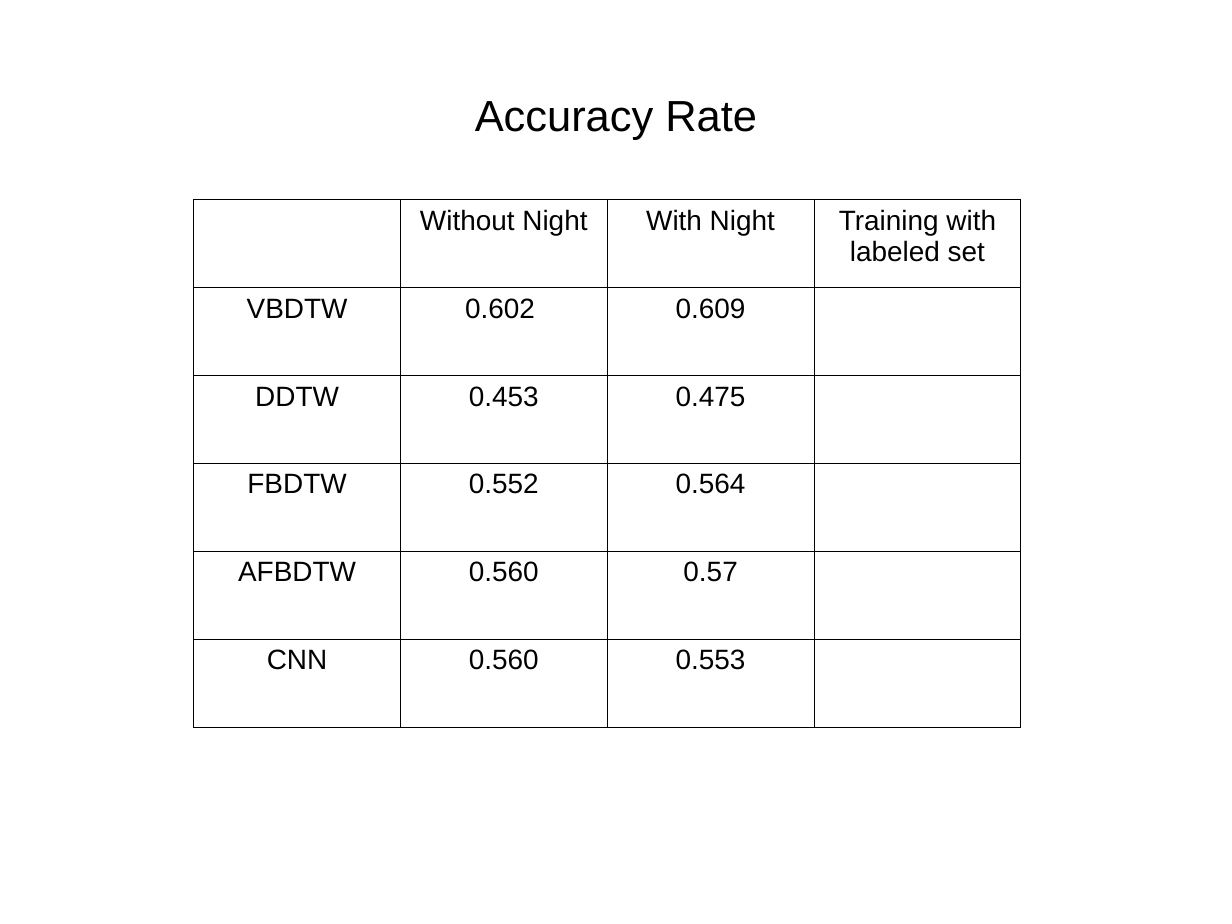
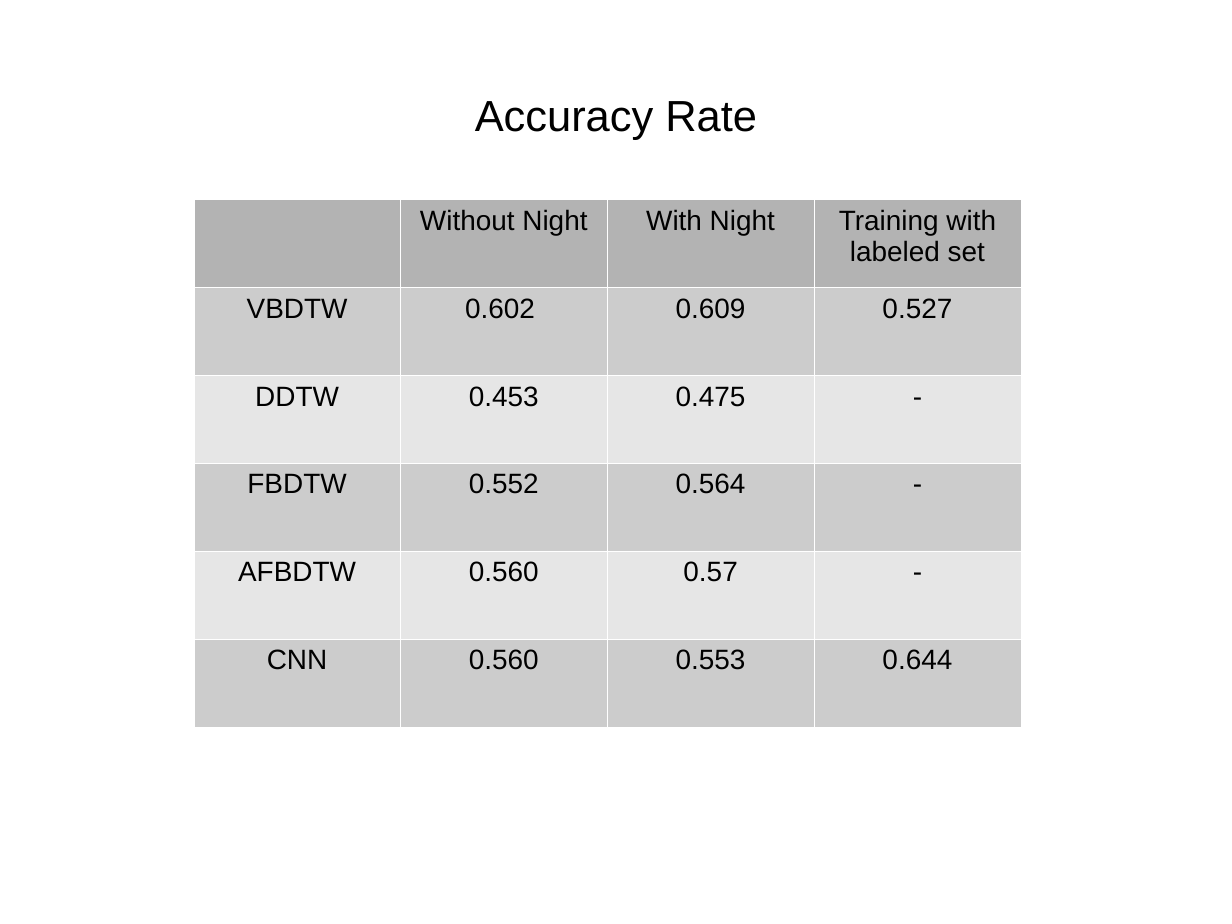
Before and after one commit to HannahSyrek/MTAnalysisOfCGMCurves, a slide deck: slide 6 of presentations/presentation_24_04_18.odp. Drawn at 1232x924 pixels with LibreOffice and Linux fonts; fonts in the diff are those of the drawing. Boxes give left, top, right and bottom in pixels: in the first picture for what was removed or moved away, otherwise in the second. Text is boxed around its words. In the diff, an @@ line names an element or a change of style, - is before the commit and + after.

Commit message:
labeled additional dataset and calculate new accuracy rates

```diff
--- a/presentations/presentation_24_04_18.odp
+++ b/presentations/presentation_24_04_18.odp
@@ table at (193,199,1021,727) @@
-row 2, column 4: 
+row 2, column 4: 0.527
-row 3, column 4: 
+row 3, column 4: -
-row 4, column 4: 
+row 4, column 4: -
-row 5, column 4: 
+row 5, column 4: -
-row 6, column 4: 
+row 6, column 4: 0.644
@@ fill none to #B3B3B3 in 3 cells @@
@@ fill none to #CCCCCC in 9 cells @@
@@ fill none to #E6E6E6 in 6 cells @@
@@ borders changed @@
```
Also in this commit, not shown: 1 other slide changed, 51 other files.
